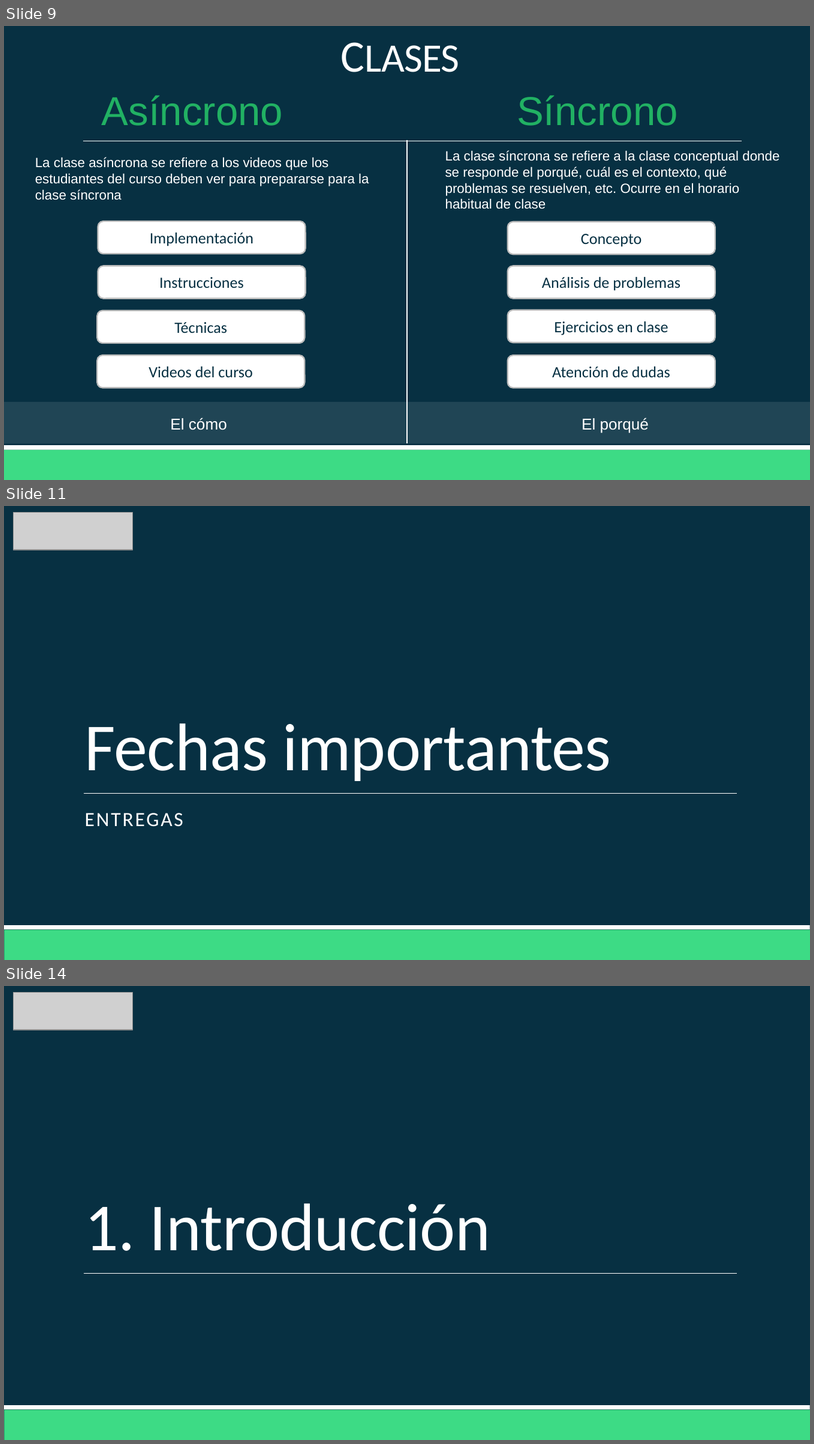
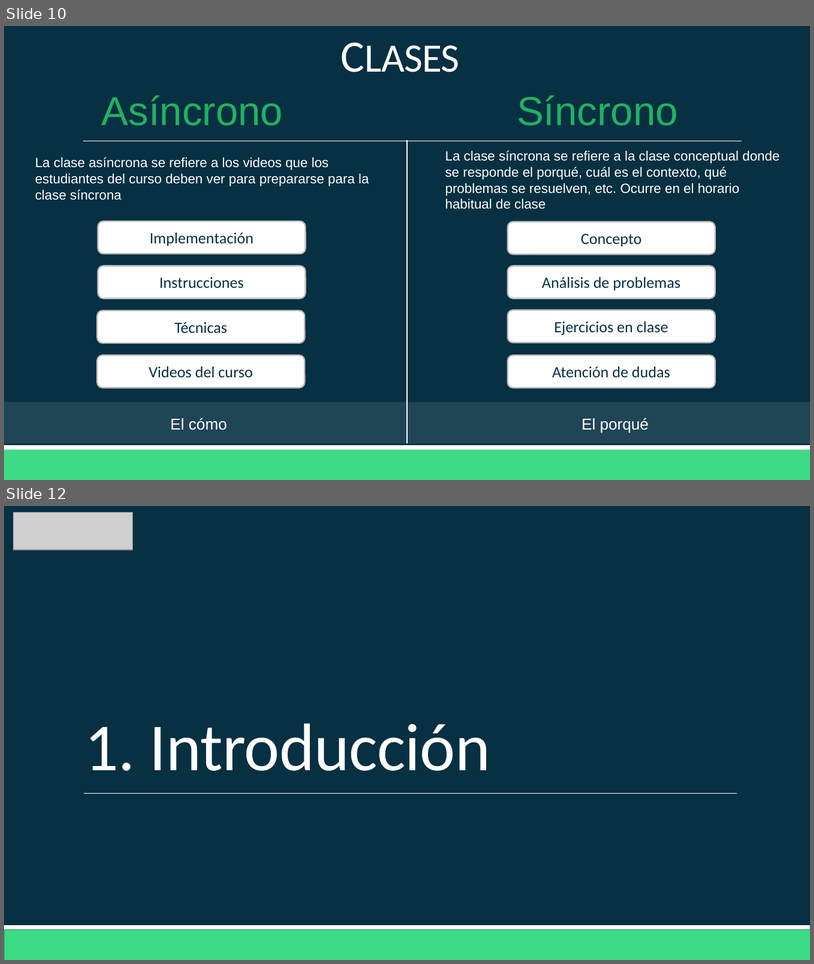
Before and after one commit to Domiciano/AppMoviles212, a slide deck: Semana 1/Clase 1 Curso.pptx. Shown one above the other, each under a label of ours: slides 9, 11 and 14 before the commit, slides 10 and 12 after it; the slides between them are not shown. The pictures are 814x1444 and 814x964 pixels, drawn with LibreOffice and Linux fonts; fonts in the diff are those of the drawing; grey boxes stand for pictures. Boxes give left, top, right and bottom in pixels: in the first picture for what was removed or moved away, otherwise in the second. Text is boxed around its words. In the diff, an @@ line names an element or a change of style, - is before the commit and + after.

```diff
--- a/Semana 1/Clase 1 Curso.pptx
+++ b/Semana 1/Clase 1 Curso.pptx
@@ slide 11 removed at [4,506,810,960], background #073042; not listed: 3 template elements that a slide beside it also shows @@
@@ picture removed at [14,513,133,550] @@
@@ title removed at [84,723,612,781] @@
-Fechas importantes
@@ subtitle removed at [85,813,183,826] @@
-ENTREGAS
@@ what was slide 9 is now slide 10 @@
@@ what was slide 14 is now slide 12 @@
```
Also in this commit, not shown: 3 slides changed, 1 slide added, 2 other slides removed, 15 other files.
